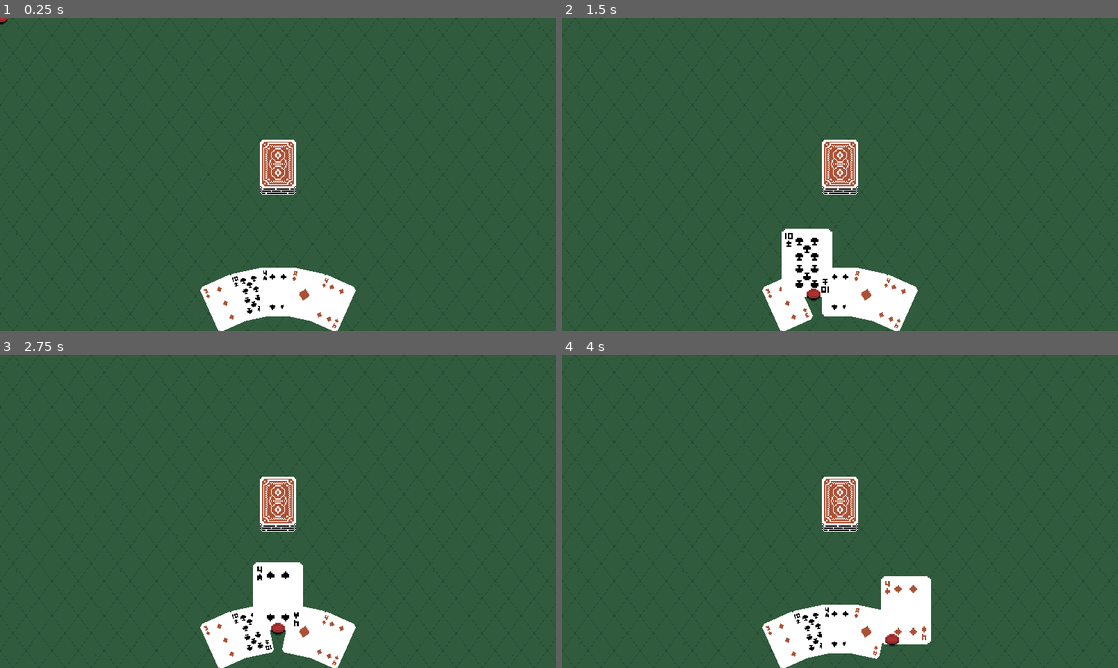
Above: before the commit, frames 1-4 (two rows, left to right).
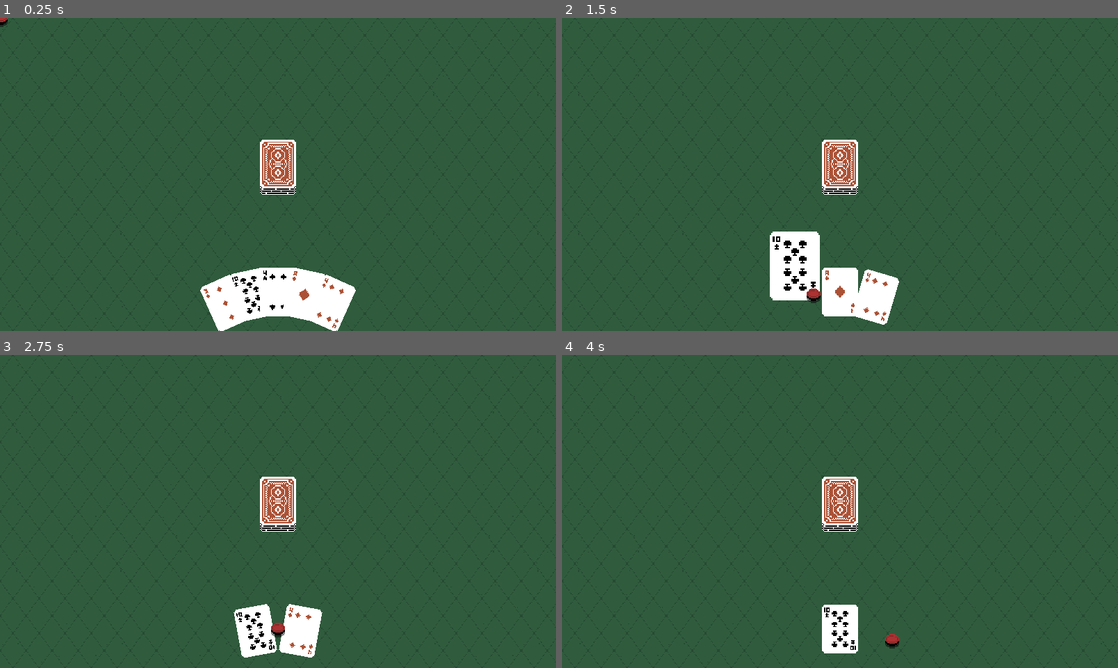
Above: after the commit, the same moments.

Repository: BGuerrero825/card-game
Game: Godot game, scene res://Tabletop.tscn
Same seed, same stepped clock (60 frames per second), same inputs: the game is played once before the commit and once after it.
Inputs (mouse positions are in pixels of both pictures, inside the frame that each line leads up to):
- Up to frame 1 (0.25 s): no input
- Up to frame 2 (1.5 s): tap Enter at 0.5 s; move the mouse to (789, 302) at 0.52 s; click (789, 302) at 0.6 s; tap Space at 1.25 s; move the mouse to (812, 293) at 1.27 s; click (812, 293) at 1.35 s
- Up to frame 3 (2.75 s): tap Enter at 2 s; move the mouse to (278, 630) at 2.02 s; click (278, 630) at 2.1 s
- Up to frame 4 (4 s): tap Space at 2.75 s; move the mouse to (867, 630) at 2.77 s; click (867, 630) at 2.85 s; tap Enter at 3.5 s; move the mouse to (890, 639) at 3.52 s; click (890, 639) at 3.6 s

The runs differ from the first frame. In frame 1, less than 0.1% of the frame differs, in the area x 0-2%, y 0-3%; in frame 2, 2.6%; in frame 3, 3.6%; in frame 4, 4.2%, in the area x 36-67%, y 70-100%.
Error before the commit: Invalid get index 'index' (on base: 'Node2D (card.gd)'). (res://scripts/player.gd:35)

Commit message:
Thumb fixes
Retrofitted card hand-off to thumb using  new Player directed transfer system. Thumb now also has an Area2D, intended to detect overlaps and report back to Player. TODO: change Hand/Cards mouseover to be signaled by Thumb. Handle all future Player interaction using Thumb overlap handler, remove Card overlap detection.

Diff:
--- a/Deck.tscn
+++ b/Deck.tscn
@@ -1,7 +1,8 @@
 [gd_scene load_steps=3 format=2]
 
 [ext_resource path="res://art/Deck.png" type="Texture" id=1]
-[ext_resource path="res://deck.gd" type="Script" id=2]
+[ext_resource path="res://scripts/deck.gd" type="Script" id=2]
+
 
 [node name="Deck" type="Node2D"]
 script = ExtResource( 2 )
--- a/Thumb.tscn
+++ b/Thumb.tscn
@@ -1,13 +1,24 @@
-[gd_scene load_steps=3 format=2]
+[gd_scene load_steps=4 format=2]
 
 [ext_resource path="res://scripts/thumb.gd" type="Script" id=1]
 [ext_resource path="res://art/thumb.png" type="Texture" id=2]
+
+[sub_resource type="CircleShape2D" id=1]
+radius = 5.0
 
 [node name="Thumb" type="Node2D"]
 z_index = 1
 script = ExtResource( 1 )
 
 [node name="Sprite" type="Sprite" parent="."]
+position = Vector2( 0, 1 )
 z_index = 1
 texture = ExtResource( 2 )
 hframes = 2
+
+[node name="Area2D" type="Area2D" parent="."]
+
+[node name="CollisionShape2D" type="CollisionShape2D" parent="Area2D"]
+shape = SubResource( 1 )
+[connection signal="area_entered" from="Area2D" to="." method="_on_Area2D_area_entered"]
+[connection signal="area_exited" from="Area2D" to="." method="_on_Area2D_area_exited"]
--- a/scripts/card.gd
+++ b/scripts/card.gd
@@ -19,6 +19,7 @@
 	value = src_val
 	$Sprite.frame = src_val
 
+#might be old code, prep to remove
 func set_type(type):
 	#if an improper type given, default to background 2
 	if type.length() < 2:
--- a/scripts/hand.gd
+++ b/scripts/hand.gd
@@ -2,34 +2,16 @@
 
 # hand spacing and initialization variables
 var cards = []
-var hand_size := 5
 var focused = null
 
 # Called when the node enters the scene tree for the first time.
 func _ready():
 	pass
 
-func _process(delta):
-	pass
+#func _process(delta):
+	#pass
 
-func get_focused_card():
-	return cards[focused]
 
-func position_cards():
-	#scale offset ranges logarithmically with hand size
-	var hand_width = 60 * log(cards.size())
-	var hand_height = 4 * log(cards.size())
-	var rot_range = 30 * log(cards.size())
-	# if hand is one card, set transform to zero
-	if cards.size() == 1:
-		cards[0].position = Vector2(0,0)
-		cards[0].rotation_degrees = 0
-	#if hand is greater than one, set x and y offsets and rotation angle of cards based on position in hand
-	elif(cards.size() > 1):
-		for i in range(0,cards.size()):
-			cards[i].position.x = (-hand_width / 2) + ((hand_width / (cards.size()-1)) * i)
-			cards[i].position.y =  pow((hand_height/2) - ((hand_height / (cards.size()-1)) * i),2)
-			cards[i].rotation_degrees = (-rot_range / 2) + ((rot_range / (cards.size()-1)) * i)
 
 # add card to the end of the hand and attach signals
 func receive_card(card):
@@ -39,16 +21,19 @@
 	card.connect("unhovered", self, "on_Card_unhovered")
 	position_cards()
 
-func remove_card(index):
-	#remove card from hand and scene
-	on_Card_unhovered(index)
-	cards[index].queue_free()
+# return and disconnect currently focused card
+func pull_focused_card():
+	var card = get_focused_card()
+	var index = find_index(card.id)
+	# remove card from hand
+	cards[focused].unfocus()
 	cards.remove(index)
-	#assign new indices to card objects after the one removed
-	for i in range(index, cards.size()):
-		cards[i].index = i
+	remove_child(card)
+	focused = null
+	disconnect_card(card)
 	#reposition cards
 	position_cards()
+	return card
 
 # focus on the highest index card that is being hovered over
 func on_Card_hovered(id):
@@ -81,7 +66,33 @@
 			cards[next_hover].focus()
 			focused = next_hover
 
+# ------------------------------- HELPERS ------------------------------- #
+
 func find_index(id):
 	for i in range(0, cards.size()):
 		if cards[i].id == id:
 			return i
+
+func get_focused_card():
+	return cards[focused]
+
+func disconnect_card(card):
+	card.disconnect("hovered", self, "on_Card_hovered")
+	card.disconnect("unhovered", self, "on_Card_unhovered")
+
+# aligns cards in hand based on amount
+func position_cards():
+	#scale offset ranges logarithmically with hand size
+	var hand_width = 60 * log(cards.size())
+	var hand_height = 4 * log(cards.size())
+	var rot_range = 30 * log(cards.size())
+	# if hand is one card, set transform to zero
+	if cards.size() == 1:
+		cards[0].position = Vector2(0,0)
+		cards[0].rotation_degrees = 0
+	#if hand is greater than one, set x and y offsets and rotation angle of cards based on position in hand
+	elif(cards.size() > 1):
+		for i in range(0,cards.size()):
+			cards[i].position.x = (-hand_width / 2) + ((hand_width / (cards.size()-1)) * i)
+			cards[i].position.y =  pow((hand_height/2) - ((hand_height / (cards.size()-1)) * i),2)
+			cards[i].rotation_degrees = (-rot_range / 2) + ((rot_range / (cards.size()-1)) * i)
--- a/scripts/player.gd
+++ b/scripts/player.gd
@@ -1,6 +1,6 @@
 extends Node2D
 
-
+var active_turn := true
 # Declare member variables here. Examples:
 # var a = 2
 # var b = "text"
@@ -18,11 +18,15 @@
 
 # flow control of inputs made by human controlling this player
 func input_handling():
+	if not active_turn:
+		return
+	# on left click, thumb press
 	if Input.is_action_just_pressed("left_click"):
 		$Thumb/Sprite.frame = 1
 		# if a card in the hand is focused (hovered), add it to thumb and remove from hand
 		if $Hand.focused != null:
 			hand_to_thumb()
+		# else if hand is... (TODO)
 	if Input.is_action_just_released("left_click"):
 		$Thumb/Sprite.frame = 0
 		# if a card in the thumb, drop it
@@ -30,12 +34,11 @@
 			$Thumb.drop_card()
 
 func hand_to_thumb():
-	var card = $Hand.get_focused_card()
+	var card = $Hand.pull_focused_card()
 	$Thumb.grab_card(card)
-	$Hand.remove_card(card.index)
 
 func receive_card(card, from):
-	#should check to see if thumb is requesting, else goes to hand
+	# should check to see if thumb is requesting, else goes to hand
 
 	# to hand
 	$Hand.receive_card(card)
--- a/scripts/table.gd
+++ b/scripts/table.gd
@@ -7,21 +7,20 @@
 func _ready():
 	yield(get_tree().root, "ready")
 	players.append(get_node("Player"))
-	deal_cards(players, hand_size)
+	deal_cards(hand_size)
 
 # Called every frame. 'delta' is the elapsed time since the previous frame.
 #func _process(delta):
 #	pass
 
-func deal_cards(players, num_cards):
+func deal_cards(num_cards):
 	if !$Deck:
 		print("No deck exists to deal cards from.")
 		return
 	# spawn in cards from the deck to players in round robin order
 	for i in range(0, num_cards):
 		for j in range(0, players.size()):
-			print(players)
-			draw_card(players[0], $Deck)
+			draw_card(players[j], $Deck)
 
 func draw_card(to, from):
 	var card = from.remove_card()
--- a/scripts/thumb.gd
+++ b/scripts/thumb.gd
@@ -1,7 +1,8 @@
 extends Node2D
 
 var hold := false
-var card = null
+var held_card = null
+var overlap := []
 
 # Called when the node enters the scene tree for the first time.
 func _ready():
@@ -13,11 +14,26 @@
 	# move thumb alongside mouse
 	global_position = get_global_mouse_position()
 
-func grab_card(old_card):
-	card = AssetLoader.CARD.instance()
+func check_overlap():
+	pass
+
+func grab_card(card):
 	self.add_child(card)
+	card.position = Vector2.ZERO
+	card.rotation_degrees = 0
+	held_card = card
 	hold = true
 
 func drop_card():
-	card.queue_free()
+	held_card.queue_free()
 	hold = false
+
+
+func _on_Area2D_area_entered(area):
+	overlap.append(area.get_parent())
+	print(overlap)
+
+
+func _on_Area2D_area_exited(area):
+	overlap.remove(overlap.find(area.get_parent()))
+	print(overlap)
Binary file changed: art/thumb.png
Renamed: deck.gd -> scripts/deck.gd
